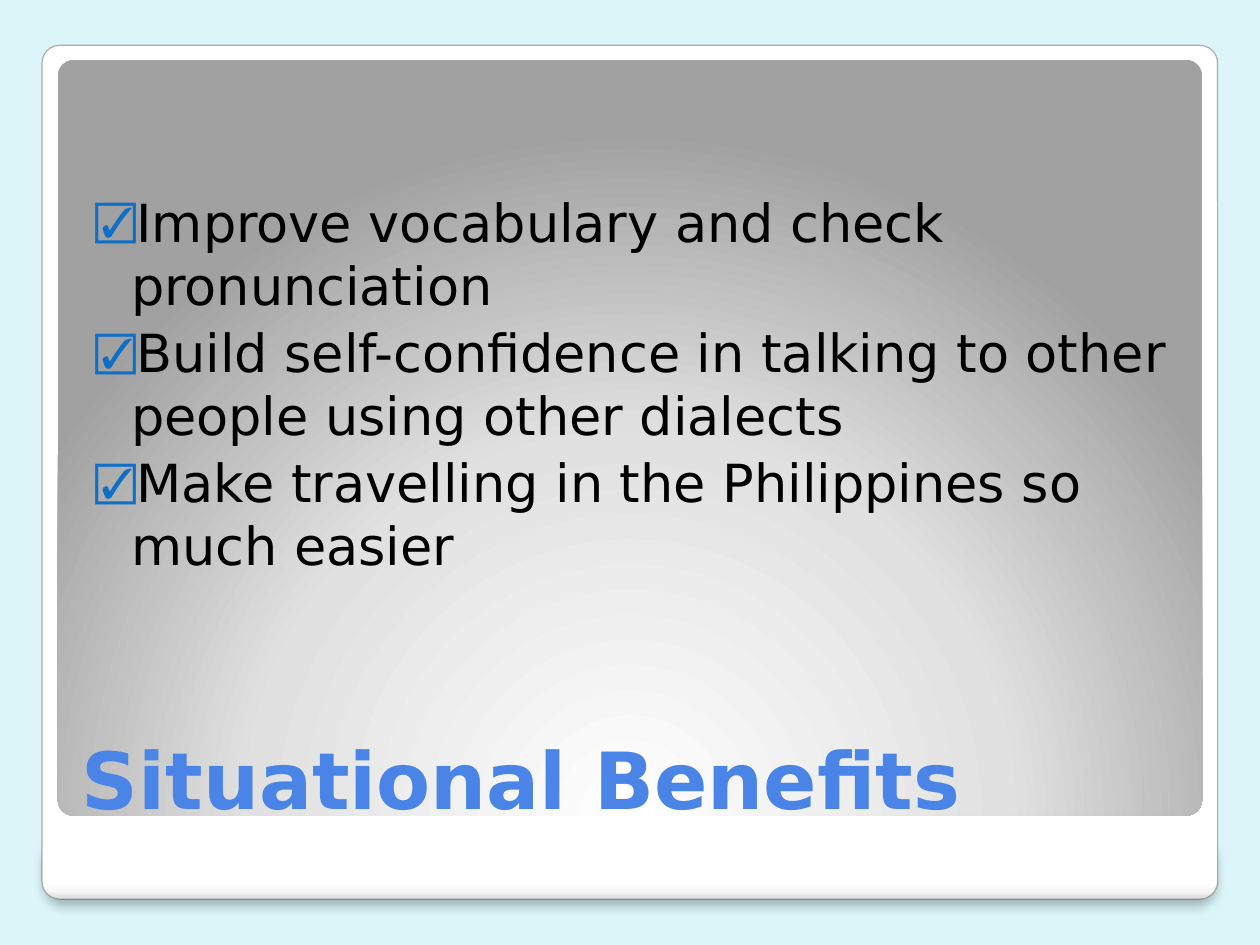
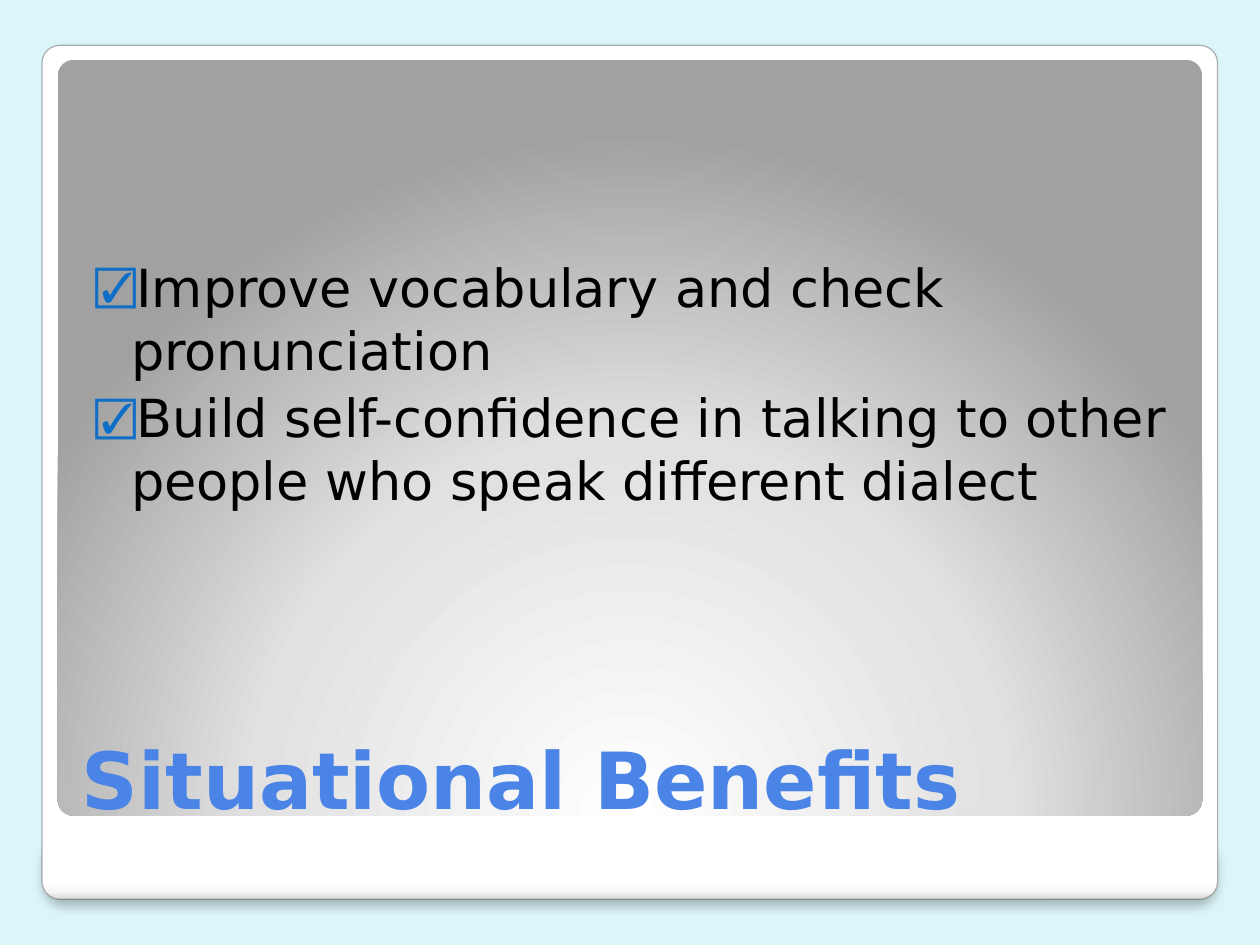
Before and after one commit to mlbelchez/Project---TENTREP, a slide deck: slide 9 of Presentation/PPT/Presentation 4.pptx. Drawn at 1260x945 pixels with LibreOffice and Linux fonts; fonts in the diff are those of the drawing. Boxes give left, top, right and bottom in pixels: in the first picture for what was removed or moved away, otherwise in the second. Text is boxed around its words. In the diff, an @@ line names an element or a change of style, - is before the commit and + after.

Commit message:
updated ppt4

```diff
--- a/Presentation/PPT/Presentation 4.pptx
+++ b/Presentation/PPT/Presentation 4.pptx
@@ text at (131, 397, 1166, 511): text changed @@
-☑ Build self-confidence in talking to other people using other dialects
-☑ Make travelling in the Philippines so much easier
+☑ Build self-confidence in talking to other people who speak different dialect
```
